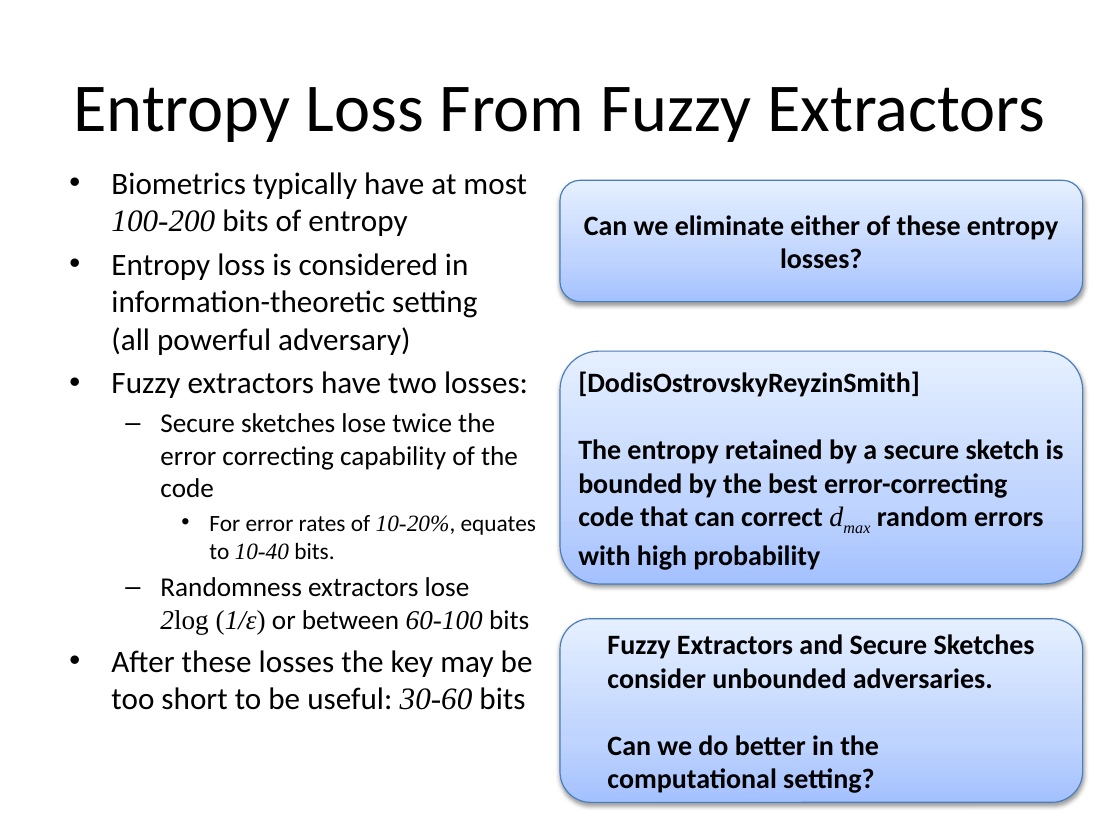
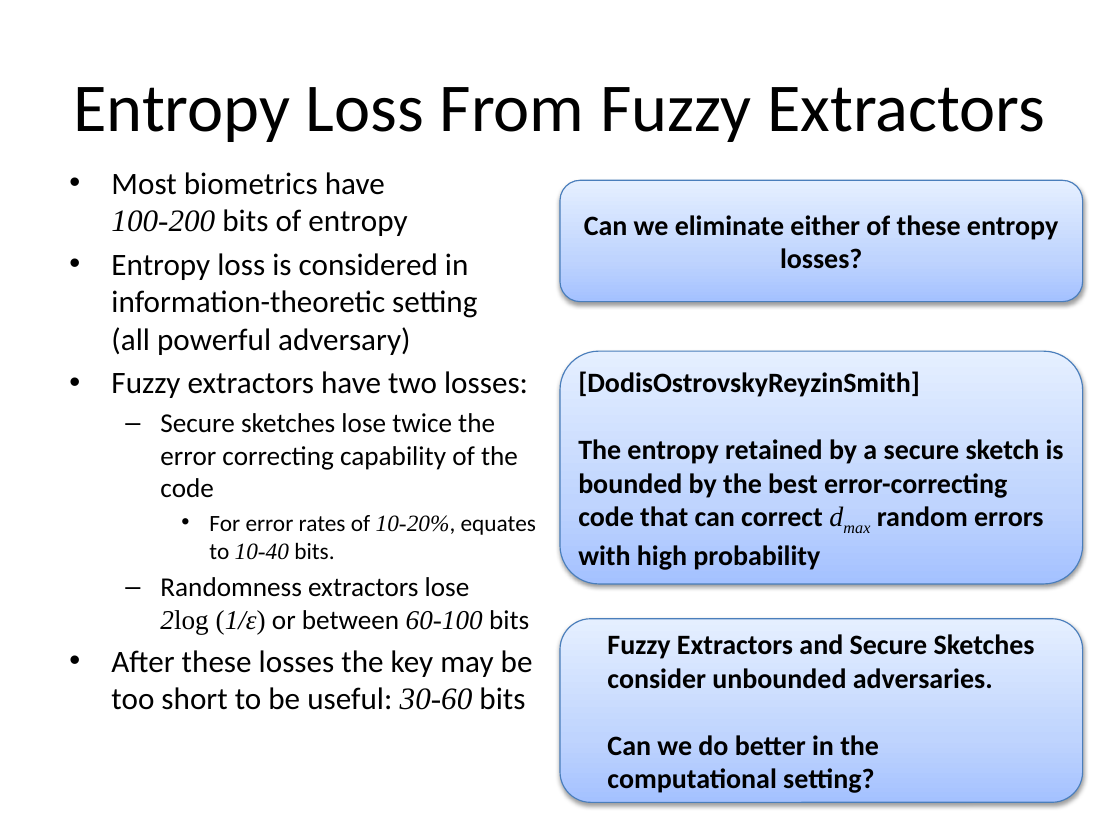
Before and after one commit to xianruimeng/comp-fuzzy-ext, a slide deck: slide 9 of ComputationalFuzzyExtractors.pptx. Drawn at 1120x840 pixels with LibreOffice and Linux fonts; fonts in the diff are those of the drawing. Boxes give left, top, right and bottom in pixels: in the first picture for what was removed or moved away, otherwise in the second. Text is boxed around its words. In the diff, an @@ line names an element or a change of style, - is before the commit and + after.

```diff
--- a/ComputationalFuzzyExtractors.pptx
+++ b/ComputationalFuzzyExtractors.pptx
@@ text at (111,172,407,236): text changed @@
-• Biometrics typically have at most 100-200 bits of entropy
+• Most biometrics have
+  100-200 bits of entropy
```
Also in this commit, not shown: 13 other slides changed.
